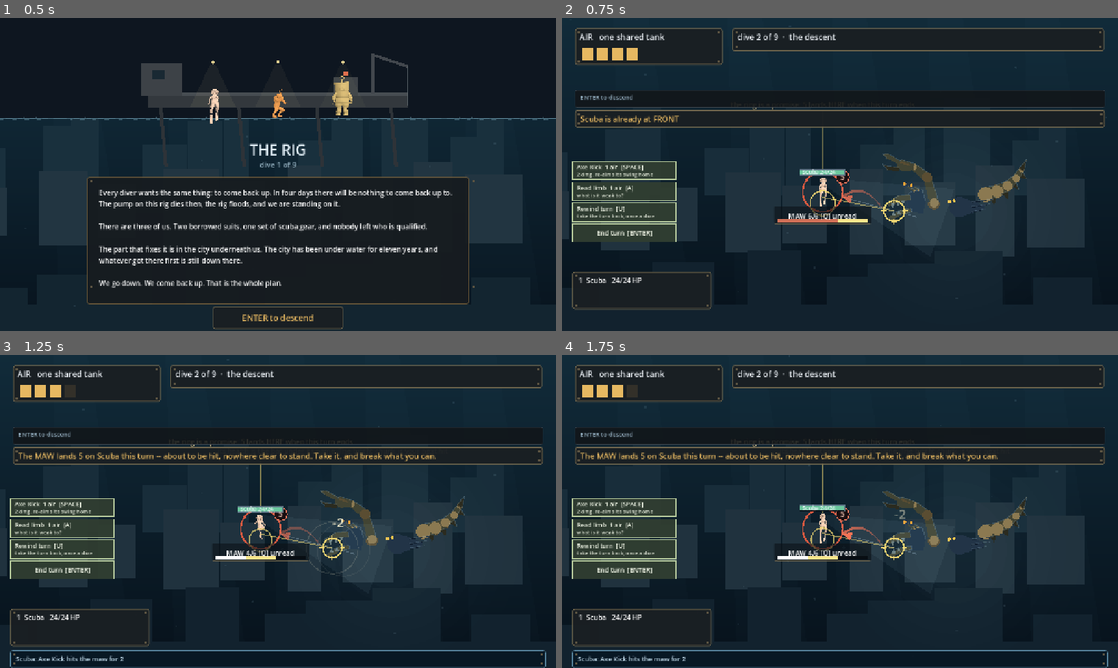
Above: before the commit, frames 1-4 (two rows, left to right).
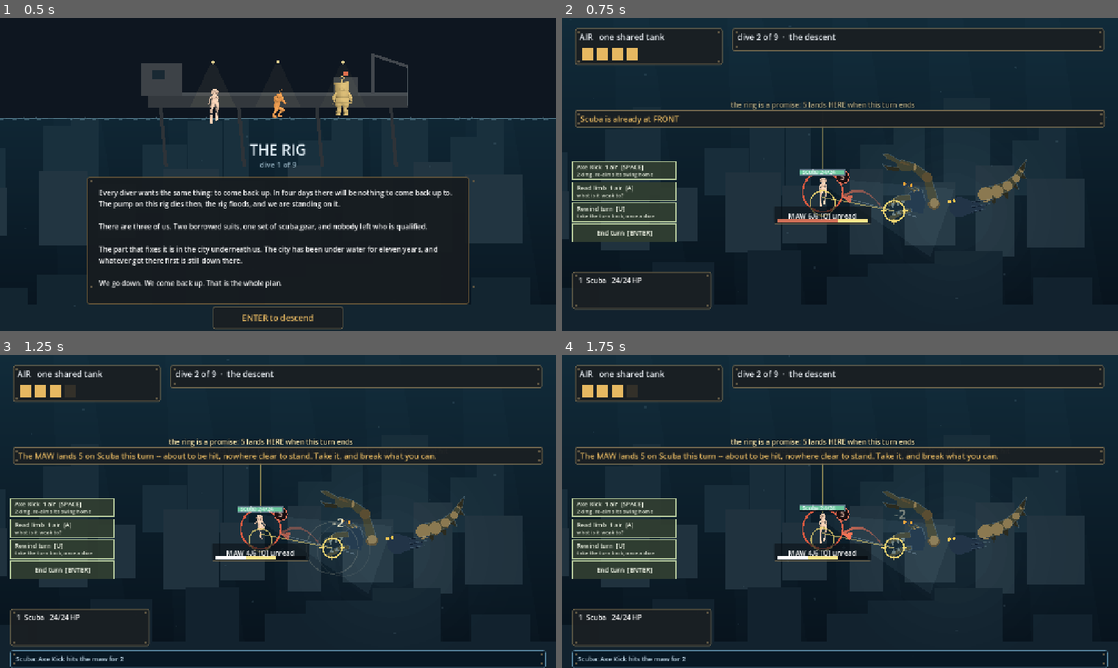
Above: after the commit, the same moments.

Repository: ImmortalDemonGod/salvage
Game: Godot game, scene res://game/main.tscn
The game is run twice, just before and just after one commit, with the same random seed, the same clock (stepped at 60 frames per second) and the same inputs.
Inputs (mouse positions are in pixels of both pictures, inside the frame that each line leads up to):
- Up to frame 1 (0.5 s): no input
- Up to frame 2 (0.75 s): tap Enter at 0.5 s; move the mouse to (962, 158) at 0.52 s; hold Right from 0.53 s (still down); tap 1 at 0.6 s; click (962, 158) at 0.67 s
- Up to frame 3 (1.25 s): keep holding Right; tap Space at 0.77 s
- Up to frame 4 (1.75 s): release Right at 1.25 s; drag from (728, 527) to (812, 574) at 1.27 s

Frame 1 is identical in both runs. In frame 2, 1.5% of the frame differs, in the area x 2-98%, y 23-29%; in frame 3, 1.6%; in frame 4, 1.6%.

Commit message:
the descent covers every doorway, and knows which way it is going
The between-beat overlay only ever drew over fights: _draw's scene,
puzzle and ending branches returned before reaching it, so half the
game's transitions (into boats, locks, the ending) never rendered for
anybody. That absence is what both playtests' 'transitions are too
short to explain anything' was actually reporting, and the new
transition photograph in the gallery is what finally showed it. The
overlay ends every branch now, its fade math uses the real 3.2s
duration (it still divided by 1.7, so the fade ran double speed), the
scene help band stops leaking ENTER-to-descend into fights, and the
overlay says SURFACING when the destination is the boat, because it
is.

Diff:
--- a/game/main.gd
+++ b/game/main.gd
@@ -907,6 +907,7 @@
 		sfx.set_mood(mood, _depth())
 	ui_intent.get_parent().visible = true
 	var hp0: Control = ui_help.get_parent()
+	hp0.visible = combat == null or run.puzzle != null
 	if run.puzzle != null or combat != null:
 		hp0.position = Vector2(30, 166)
 		hp0.size = Vector2(1220, 40)
@@ -1746,7 +1747,8 @@
 	if _won != "":
 		draw_string(f, Vector2(w.x * 0.5 - 340.0, w.y * 0.62 - 58.0), _won,
 			HORIZONTAL_ALIGNMENT_CENTER, 680.0, 30, Color(0.90, 0.72, 0.38, fade))
-	draw_string(f, Vector2(w.x * 0.5 - 300.0, w.y * 0.62), "DESCENDING",
+	var word := "SURFACING" if String(b.get("kind", "scene")) == "scene" or run.finished else "DESCENDING"
+	draw_string(f, Vector2(w.x * 0.5 - 300.0, w.y * 0.62), word,
 		HORIZONTAL_ALIGNMENT_CENTER, 600.0, 26, Color(0.72, 0.86, 0.92, fade))
 	draw_string(f, Vector2(w.x * 0.5 - 300.0, w.y * 0.62 + 42.0), String(b.get("title", "")).to_upper(),
 		HORIZONTAL_ALIGNMENT_CENTER, 600.0, 34, Color(0.92, 0.95, 0.97, fade))
@@ -2166,13 +2168,21 @@
 	# the lock is inside the wreck, so it is lit by what you brought
 	if run != null and run.finished:
 		_draw_ending()
+		_overlay_dive()
 		return
 
 	if run != null and run.puzzle != null:
 		_draw_lock(run.puzzle)
+		_overlay_dive()
 		return
 	if combat == null and run != null and not run.finished:
 		_draw_rig()
+		# the descent between beats draws over EVERY destination. It only
+		# ever drew over fights, so half the game's transitions (into
+		# boats, locks, the ending) never rendered for anyone, which is
+		# what "the transitions are too short to explain anything" was
+		# actually reporting
+		_overlay_dive()
 		return
 	var jolt := Vector2.ZERO
 	if fx.shake > 0.01:
@@ -2277,8 +2287,11 @@
 	_draw_windup()
 	_draw_bars()
 	_draw_fx()
+	_overlay_dive()
+
+func _overlay_dive() -> void:
 	if _dive > 0.0:
-		_draw_dive(1.0 - clampf(_dive / 1.7, 0.0, 1.0))
+		_draw_dive(1.0 - clampf(_dive / 3.2, 0.0, 1.0))
 
 # --- the effects themselves, painted over the board ---------------------
 # the strike signature: which drawn animation an enemy verb produces.
Not shown, added: site/index.apple-touch-icon.png.import
Not shown, added: site/index.icon.png.import
Not shown, added: site/index.png.import
Not shown, changed: verify/gallery.sh
